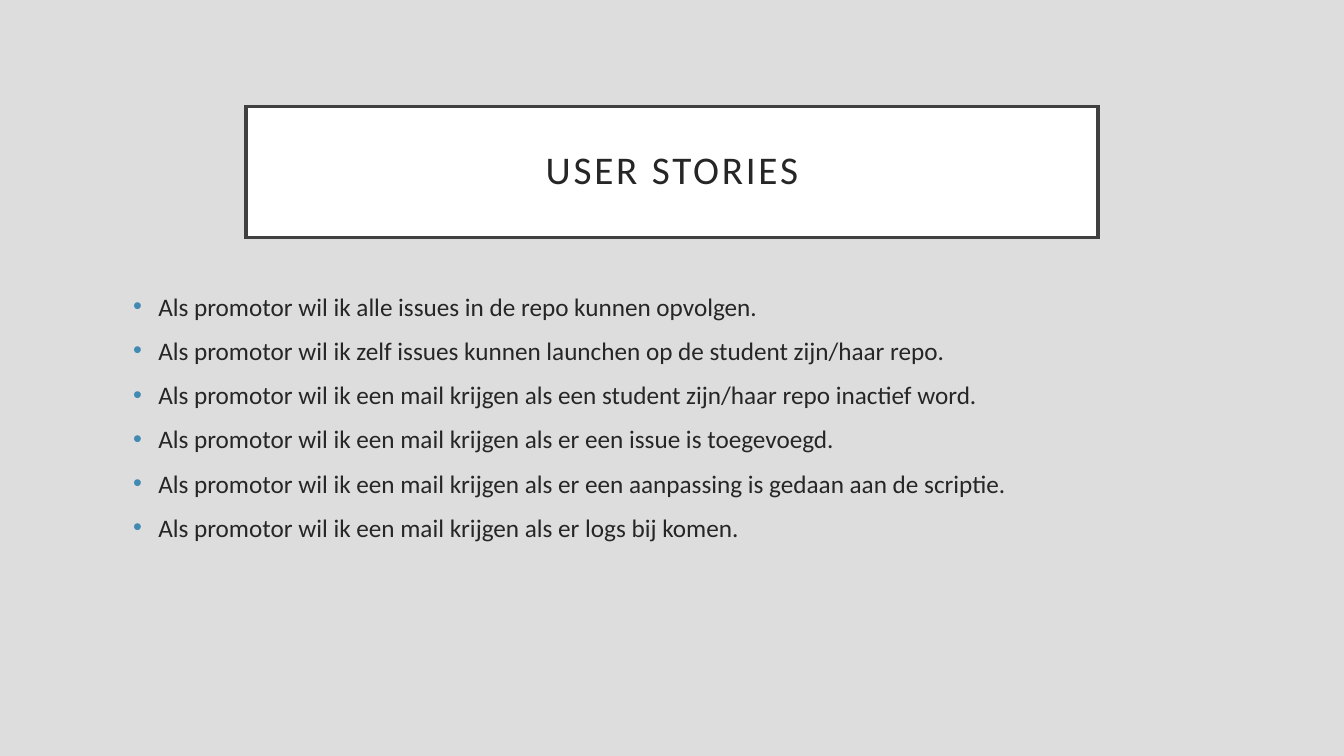
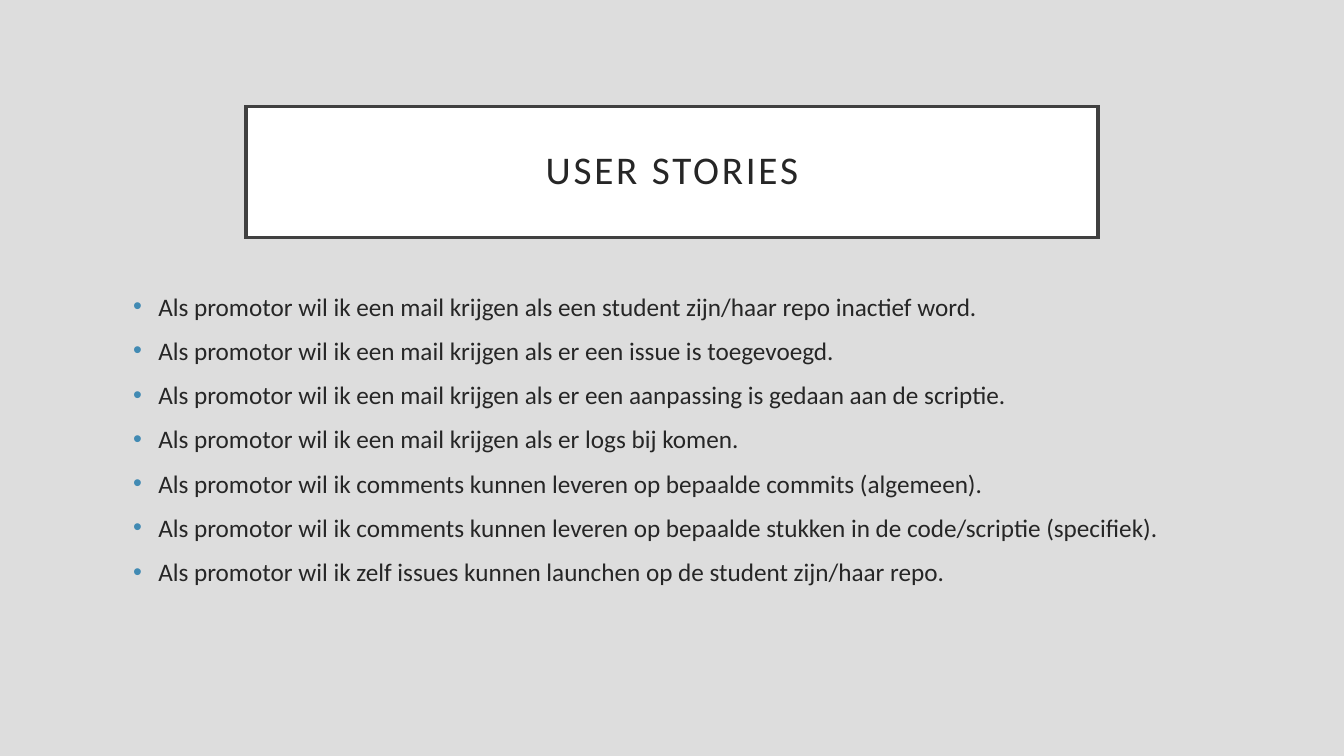
Before and after one commit to FlorianPieters/Automatiseringbap, a slide deck: slide 6 of doc/presentatie.pptx. Drawn at 1344x756 pixels with LibreOffice and Linux fonts; fonts in the diff are those of the drawing. Boxes give left, top, right and bottom in pixels: in the first picture for what was removed or moved away, otherwise in the second. Text is boxed around its words. In the diff, an @@ line names an element or a change of style, - is before the commit and + after.

```diff
--- a/doc/presentatie.pptx
+++ b/doc/presentatie.pptx
@@ text at box(158, 298, 944, 365): paragraphs removed @@
-• Als promotor wil ik alle issues in de repo kunnen opvolgen.
-• Als promotor wil ik zelf issues kunnen launchen op de student zijn/haar repo.
@@ text at box(158, 475, 1157, 586): paragraphs added @@
+• Als promotor wil ik comments kunnen leveren op bepaalde commits (algemeen).
+• Als promotor wil ik comments kunnen leveren op bepaalde stukken in de code/scriptie (specifiek).
+• Als promotor wil ik zelf issues kunnen launchen op de student zijn/haar repo.
```
Also in this commit, not shown: 2 other slides changed, 1 other file.
